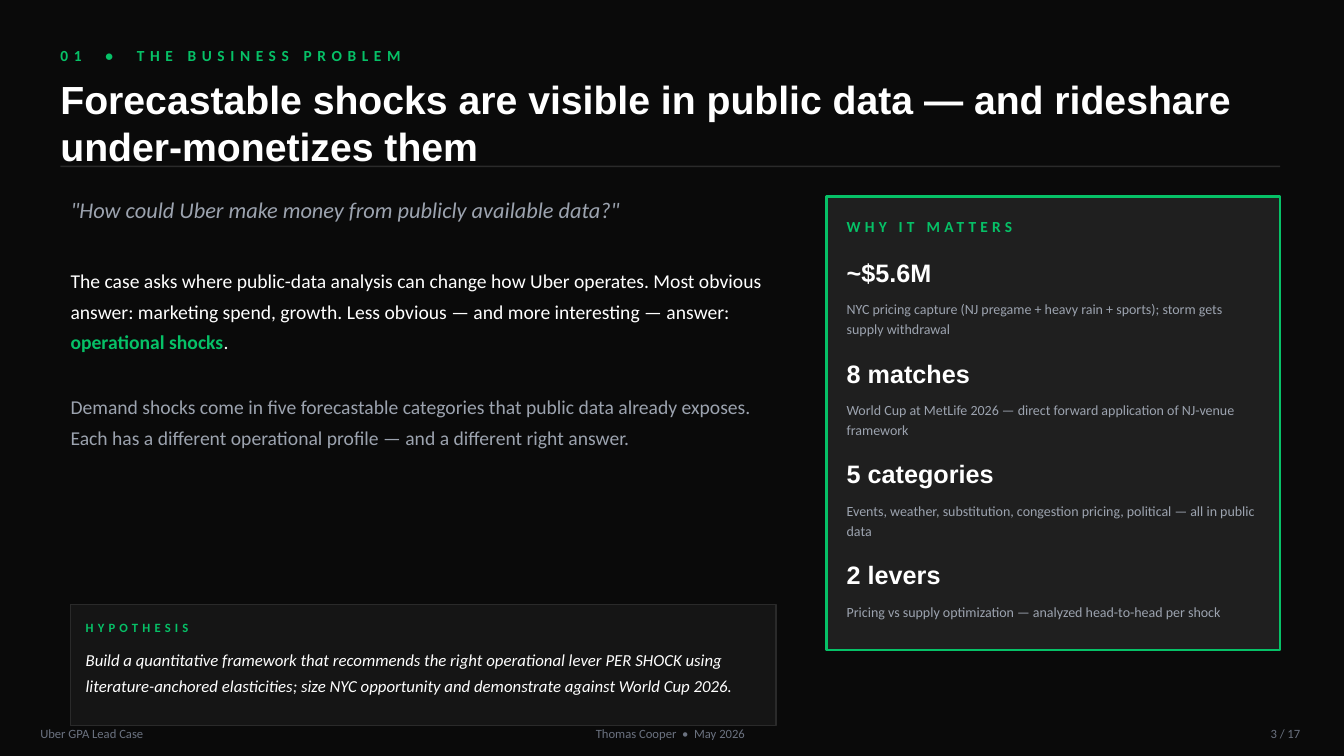
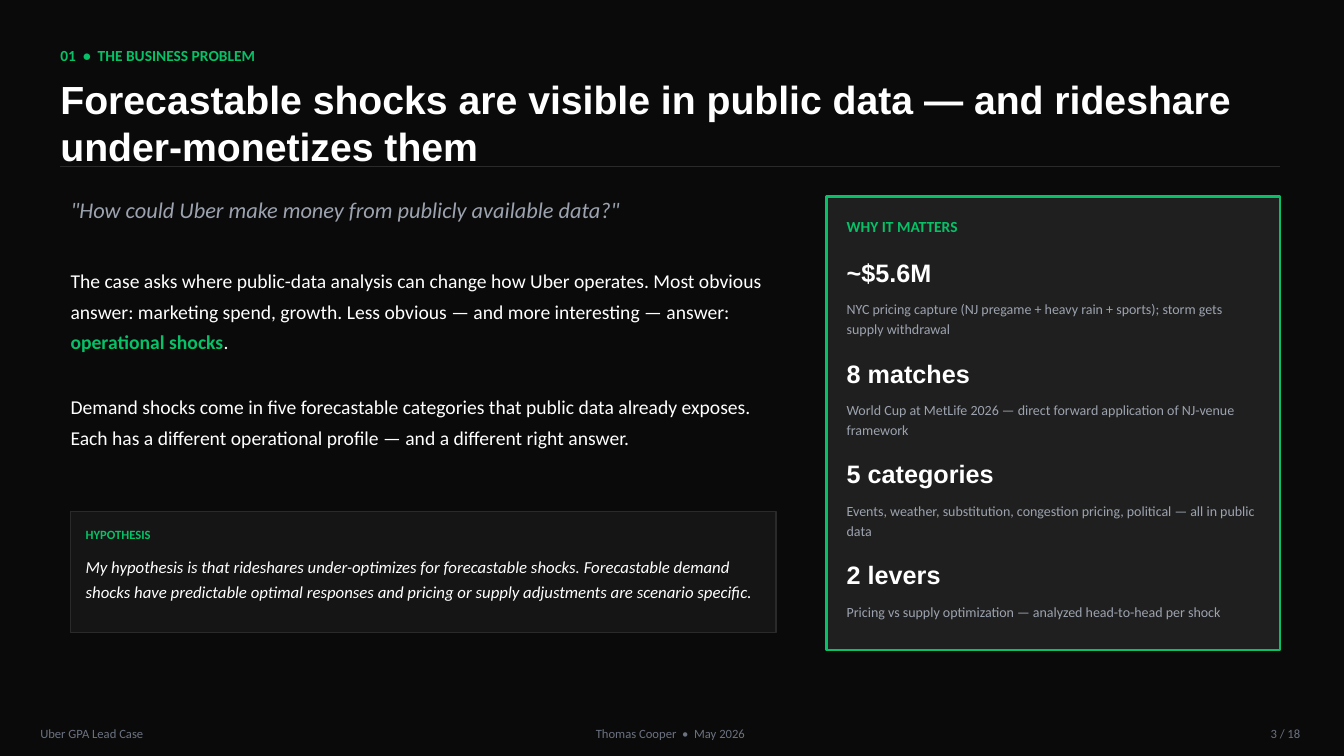
Before and after one commit to Tcooper4/UBER, a slide deck: slide 3 of deck/Cooper_Uber_GPA_Case_Deck.pptx. Drawn at 1344x756 pixels with LibreOffice and Linux fonts; fonts in the diff are those of the drawing. Boxes give left, top, right and bottom in pixels: in the first picture for what was removed or moved away, otherwise in the second. Text is boxed around its words. In the diff, an @@ line names an element or a change of style, - is before the commit and + after.

```diff
--- a/deck/Cooper_Uber_GPA_Case_Deck.pptx
+++ b/deck/Cooper_Uber_GPA_Case_Deck.pptx
@@ text "01 • THE BUSINESS PROBLEM" at bbox=[60, 51, 255, 61]: letter spacing 4 to 0 pt @@
@@ text "WHY IT MATTERS" at bbox=[847, 222, 957, 232]: letter spacing 3 to 0 pt @@
@@ text "Demand shocks come in five ..." at bbox=[71, 400, 751, 449]: text colour #9CA3AF to #FFFFFF @@
@@ rectangle: place and size @@
-rectangle at bbox=[71, 605, 776, 726]
+rectangle at bbox=[71, 511, 776, 632]
@@ text "HYPOTHESIS" at bbox=[86, 531, 151, 539]: letter spacing 3 to 0 pt @@
@@ text "HYPOTHESIS": place and size @@
-text "HYPOTHESIS" at bbox=[86, 623, 189, 632]
+text "HYPOTHESIS" at bbox=[86, 531, 151, 539]
@@ text added at bbox=[86, 561, 751, 601], 12 pt, text #FFFFFF, italic @@
+My hypothesis is that rideshares under-optimizes for forecastable shocks. Forecastable demand shocks have predictable optimal responses and pricing or supply adjustments are scenario specific.
@@ text removed at bbox=[86, 654, 732, 695] @@
-Build a quantitative framework that recommends the right operational lever PER SHOCK using literature-anchored elasticities; size NYC opportunity and demonstrate against World Cup 2026.
@@ text at bbox=[1271, 729, 1300, 738]: text changed @@
-3 / 17
+3 / 18
```
Also in this commit, not shown: 16 other slides changed, 1 slide added, 4 other files.
